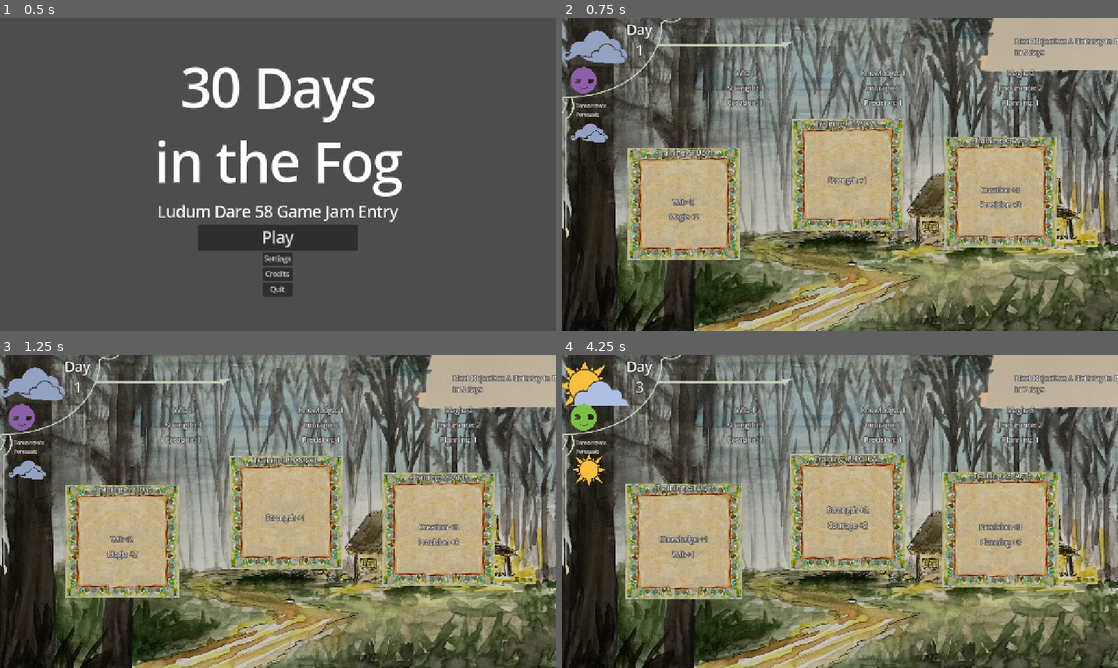
Above: before the commit, frames 1-4 (two rows, left to right).
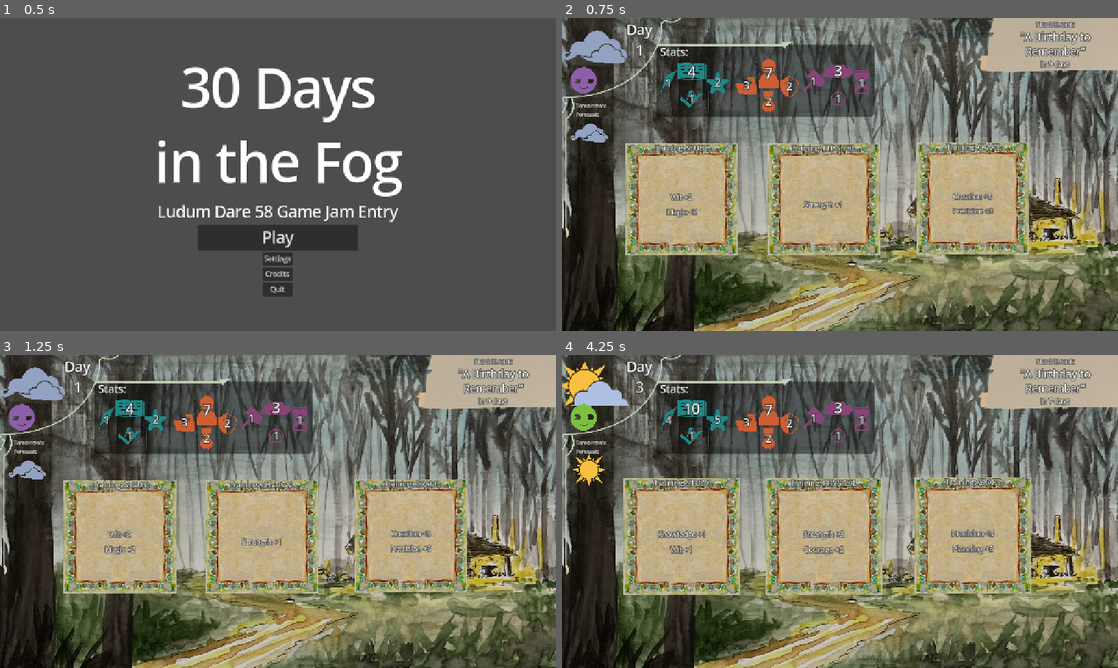
Above: after the commit, the same moments.

Repository: SamBumgardner/ld-58-game
Game: Godot game, scene res://src/menus/start/start_menu.tscn
Two runs of this game, one before a commit and one after it. Both use one fixed random seed, a clock stepped at 60 frames per second and the inputs below. The engine's default icon, where the game draws it, is replaced by a stand-in: a white triangle on a blue panel in a dark square.
Inputs (mouse positions are in pixels of both pictures, inside the frame that each line leads up to):
- Up to frame 1 (0.5 s): no input
- Up to frame 2 (0.75 s): click "Play" at 0.5 s
- Up to frame 3 (1.25 s): no input
- Up to frame 4 (4.25 s): click (684, 542) at 1.27 s; click "Continue to Next Day" at 2 s; click (684, 542) at 2.77 s; click "Continue to Next Day" at 3.5 s

Frame 1 is identical in both runs. In frame 2, 28% of the frame differs, in the area x 11-100%, y 1-78%; in frame 3, 28%; in frame 4, 29%.

Commit message:
Add: Implement real icons for player stat display

Diff:
--- a/game/src/gameplay/gameplay.tscn
+++ b/game/src/gameplay/gameplay.tscn
@@ -9,11 +9,11 @@
 [ext_resource type="Script" uid="uid://sjthgtynkfv6" path="res://src/gameplay/hud/day_count_tracker.gd" id="4_7pdct"]
 [ext_resource type="Texture2D" uid="uid://cau7fhofse071" path="res://assets/art/hud/corner.png" id="5_tjoey"]
 [ext_resource type="Script" uid="uid://cg87aybsxabex" path="res://src/gameplay/hud/weather_display.gd" id="5_uk44f"]
+[ext_resource type="PackedScene" uid="uid://bycg83yijgs5y" path="res://src/gameplay/hud/stat_details_display.tscn" id="6_5b1cb"]
 [ext_resource type="Texture2D" uid="uid://dad2kxhql8oq4" path="res://assets/art/hud/todo_list.png" id="6_cjh3j"]
 [ext_resource type="Script" uid="uid://cqei7411b6o8u" path="res://src/gameplay/hud/major_objective_banner.gd" id="6_yvprt"]
 [ext_resource type="Texture2D" uid="uid://dbxi6f6uibdfa" path="res://assets/art/mood_sad.png" id="7_mr2br"]
 [ext_resource type="PackedScene" uid="uid://bp1i2ft4knik3" path="res://src/gameplay/hud/activity_selection.tscn" id="7_uk44f"]
-[ext_resource type="Script" uid="uid://btp7dix2graa3" path="res://src/gameplay/hud/stat_details.gd" id="8_yvprt"]
 [ext_resource type="Texture2D" uid="uid://cct6qlsqgd110" path="res://assets/art/weather_fair.png" id="9_efja1"]
 [ext_resource type="PackedScene" uid="uid://cfn4gebfndu50" path="res://src/gameplay/hud/events/major_event_display.tscn" id="10_r22ir"]
 [ext_resource type="PackedScene" uid="uid://dmsrehee6sok5" path="res://src/gameplay/hud/events/event_outcome_display.tscn" id="11_p86j0"]
@@ -246,6 +246,13 @@
 mouse_filter = 2
 theme = ExtResource("1_s5sow")
 
+[node name="StatDetails" parent="HudElements/Control" instance=ExtResource("6_5b1cb")]
+layout_mode = 0
+offset_left = 218.0
+offset_top = 62.0
+offset_right = 705.0
+offset_bottom = 228.0
+
 [node name="CornerCompass" type="TextureRect" parent="HudElements/Control"]
 layout_mode = 0
 offset_right = 1280.0
@@ -335,116 +342,40 @@
 horizontal_alignment = 1
 script = ExtResource("4_7pdct")
 
-[node name="MajorObjectiveBanner" type="Label" parent="HudElements/Control"]
-layout_mode = 0
-offset_left = 1043.0
-offset_top = 43.0
-offset_right = 1226.0
-offset_bottom = 66.0
-text = "Major Objective Banner"
+[node name="MajorObjectiveBanner" type="RichTextLabel" parent="HudElements/Control"]
+layout_mode = 0
+offset_left = 994.0
+offset_top = 4.0
+offset_right = 1277.0
+offset_bottom = 123.0
+bbcode_enabled = true
+text = "Next Event:
+[font_size=24]\"A Birthday to Remember\"[/font_size]
+in %d days "
+scroll_active = false
+horizontal_alignment = 1
 script = ExtResource("6_yvprt")
 
-[node name="StatDetails" type="GridContainer" parent="HudElements/Control"]
-layout_mode = 0
-offset_left = 266.0
-offset_top = 113.0
-offset_right = 1212.0
-offset_bottom = 211.0
-columns = 3
-script = ExtResource("8_yvprt")
-
-[node name="Substat1" type="Label" parent="HudElements/Control/StatDetails"]
-layout_mode = 2
-size_flags_horizontal = 3
-size_flags_vertical = 6
-text = "Substat 1"
-horizontal_alignment = 1
-vertical_alignment = 1
-
-[node name="Substat2" type="Label" parent="HudElements/Control/StatDetails"]
-layout_mode = 2
-size_flags_horizontal = 3
-size_flags_vertical = 6
-text = "Substat 1"
-horizontal_alignment = 1
-vertical_alignment = 1
-
-[node name="Substat3" type="Label" parent="HudElements/Control/StatDetails"]
-layout_mode = 2
-size_flags_horizontal = 3
-size_flags_vertical = 6
-text = "Substat 1"
-horizontal_alignment = 1
-vertical_alignment = 1
-
-[node name="Substat4" type="Label" parent="HudElements/Control/StatDetails"]
-layout_mode = 2
-size_flags_horizontal = 3
-size_flags_vertical = 6
-text = "Substat 1"
-horizontal_alignment = 1
-vertical_alignment = 1
-
-[node name="Substat5" type="Label" parent="HudElements/Control/StatDetails"]
-layout_mode = 2
-size_flags_horizontal = 3
-size_flags_vertical = 6
-text = "Substat 1"
-horizontal_alignment = 1
-vertical_alignment = 1
-
-[node name="Substat6" type="Label" parent="HudElements/Control/StatDetails"]
-layout_mode = 2
-size_flags_horizontal = 3
-size_flags_vertical = 6
-text = "Substat 1"
-horizontal_alignment = 1
-vertical_alignment = 1
-
-[node name="Substat7" type="Label" parent="HudElements/Control/StatDetails"]
-layout_mode = 2
-size_flags_horizontal = 3
-size_flags_vertical = 6
-text = "Substat 1"
-horizontal_alignment = 1
-vertical_alignment = 1
-
-[node name="Substat8" type="Label" parent="HudElements/Control/StatDetails"]
-layout_mode = 2
-size_flags_horizontal = 3
-size_flags_vertical = 6
-text = "Substat 1"
-horizontal_alignment = 1
-vertical_alignment = 1
-
-[node name="Substat9" type="Label" parent="HudElements/Control/StatDetails"]
-layout_mode = 2
-size_flags_horizontal = 3
-size_flags_vertical = 6
-text = "Substat 1"
-horizontal_alignment = 1
-vertical_alignment = 1
-
 [node name="ActivitySelection1" parent="." instance=ExtResource("7_uk44f")]
 layout_mode = 0
-offset_left = 153.0
-offset_top = 301.0
-offset_right = 409.0
-offset_bottom = 557.0
+offset_left = 148.0
+offset_top = 290.0
+offset_right = 404.0
+offset_bottom = 546.0
 
 [node name="ActivitySelection2" parent="." instance=ExtResource("7_uk44f")]
 layout_mode = 0
-offset_left = 530.0
-offset_top = 234.0
-offset_right = 786.0
-offset_bottom = 490.0
+offset_left = 475.0
+offset_top = 290.0
+offset_right = 731.0
+offset_bottom = 546.0
 
 [node name="ActivitySelection3" parent="." instance=ExtResource("7_uk44f")]
 layout_mode = 0
-offset_left = 882.0
-offset_top = 273.0
-offset_right = 1138.0
-offset_bottom = 529.0
+offset_left = 818.0
+offset_top = 288.0
+offset_right = 1074.0
+offset_bottom = 544.0
 
 [node name="MajorEventDisplay" parent="." instance=ExtResource("10_r22ir")]
 visible = false
--- a/game/src/gameplay/hud/events/stat_category_requirements.gd
+++ b/game/src/gameplay/hud/events/stat_category_requirements.gd
@@ -1,4 +1,4 @@
-class_name StatCategoryRequirements extends VBoxContainer
+class_name StatCategoryRequirements extends Control
 
 @export var statCategory: Stats.Types;
 
@@ -50,3 +50,14 @@
             minorStatLabel.text = "%+d" % filteredMinorStatChanges[i].changeAmount
         else:
             minorStatIcons[i].hide();
+
+func setPlayerValues(playerStats: PlayerStats):
+    majorStatThreshold.text = "%d" % playerStats.majorTotal(statCategory);
+    majorStatIcon.texture = load(Stats.PrimaryStatIconPaths[statCategory]);
+    majorStatThreshold.show();
+    var minorStatValues = playerStats.stats[statCategory];
+    for i in minorStatLabels.size():
+        minorStatIcons[i].show();
+        minorStatIcons[i].texture = load(Stats.PathsLookup[statCategory][i]);
+        var minorStatLabel: Label = minorStatLabels[i]
+        minorStatLabel.text = "%d" % minorStatValues[i]
--- a/game/src/gameplay/hud/major_objective_banner.gd
+++ b/game/src/gameplay/hud/major_objective_banner.gd
@@ -1,6 +1,6 @@
-extends Label
+extends RichTextLabel
 
-const standardDisplayString = "Next Objective: %s\nin %d days";
+const standardDisplayString = "Next Event:\n[font_size=24]\"%s\"[/font_size]\nin %d days";
 var displayObjectiveName: String = "";
 var displayDaysRemaining: int = 0;
 
--- a/game/src/gameplay/hud/stat_details.gd
+++ b/game/src/gameplay/hud/stat_details.gd
@@ -1,24 +1,13 @@
-extends GridContainer
+extends Control
 
 const SUBSTAT_TEMPLATE = "%s: %d"
 
-@onready var substatDisplays: Array[Node] = [
-    $Substat1,
-    $Substat2,
-    $Substat3,
-    $Substat4,
-    $Substat5,
-    $Substat6,
-    $Substat7,
-    $Substat8,
-    $Substat9,
+@onready var statGroups: Array[Node] = [
+    $%StudyStats,
+    $%PhysicalStats,
+    $%CraftStats
 ]
 
 func _onPlayerStatsUpdated(playerStats: PlayerStats) -> void:
-    for i in substatDisplays.size():
-        var statType: Stats.Types = (i / 3) as Stats.Types;
-        var substatIndex: int = i % 3;
-        #var statCategoryName = Stats.Types.find_key(statType);
-        var substatValue: int = playerStats.stats[statType][substatIndex];
-        var substatName: String = Stats.NamesLookup[statType][substatIndex];
-        substatDisplays[i].text = SUBSTAT_TEMPLATE % [substatName, substatValue];
+    for statGroup: StatCategoryRequirements in statGroups:
+        statGroup.setPlayerValues(playerStats)
--- /dev/null
+++ b/game/src/gameplay/hud/stat_details_display.tscn
@@ -0,0 +1,189 @@
+[gd_scene load_steps=18 format=3 uid="uid://bycg83yijgs5y"]
+
+[ext_resource type="Script" uid="uid://btp7dix2graa3" path="res://src/gameplay/hud/stat_details.gd" id="1_il4s4"]
+[ext_resource type="Script" uid="uid://bqfbocodahwu3" path="res://src/gameplay/hud/events/stat_category_requirements.gd" id="2_mj0hr"]
+[ext_resource type="PackedScene" uid="uid://0xhkhdvqoeg5" path="res://src/gameplay/hud/events/major_stat_icon.tscn" id="3_0d250"]
+[ext_resource type="Texture2D" uid="uid://dv3qtmmwvrt5w" path="res://assets/art/stat_study.png" id="4_xaogy"]
+[ext_resource type="PackedScene" uid="uid://cuy4c55ivelap" path="res://src/gameplay/hud/events/minor_stat_icon.tscn" id="5_5vajt"]
+[ext_resource type="Texture2D" uid="uid://b5eomjwcwdgj" path="res://assets/art/substats/substat_wit.png" id="6_1jk4v"]
+[ext_resource type="Texture2D" uid="uid://b08v3tqytwlar" path="res://assets/art/substats/substat_knowledge.png" id="7_avco1"]
+[ext_resource type="Texture2D" uid="uid://nmxpqqe5xrcr" path="res://assets/art/substats/substat_magic.png" id="8_mlplh"]
+[ext_resource type="Texture2D" uid="uid://cxvgn4jodvfq8" path="res://assets/art/stat_physical.png" id="9_vdgyk"]
+[ext_resource type="Texture2D" uid="uid://bi0m233xscyxi" path="res://assets/art/substats/substat_strength.png" id="10_8v7ig"]
+[ext_resource type="Texture2D" uid="uid://cwq0kph63fgad" path="res://assets/art/substats/substat_courage.png" id="11_oql46"]
+[ext_resource type="Texture2D" uid="uid://c81lmhj5y4aqh" path="res://assets/art/substats/substat_endurance.png" id="12_4yqvx"]
+[ext_resource type="Texture2D" uid="uid://dr0aycg7pbsp5" path="res://assets/art/stat_craft.png" id="13_k3dif"]
+[ext_resource type="Texture2D" uid="uid://i7r8a8g5h5dn" path="res://assets/art/substats/substat_creation.png" id="14_smeiu"]
+[ext_resource type="Texture2D" uid="uid://datc2l3oc2a1p" path="res://assets/art/substats/substat_precision.png" id="15_wnq15"]
+[ext_resource type="Texture2D" uid="uid://b4paisbn6qsio" path="res://assets/art/substats/substat_planning.png" id="16_w700p"]
+
+[sub_resource type="StyleBoxFlat" id="StyleBoxFlat_pj0cy"]
+bg_color = Color(0, 0, 0, 0.74509805)
+corner_radius_top_left = 10
+corner_radius_top_right = 10
+corner_radius_bottom_right = 10
+corner_radius_bottom_left = 10
+
+[node name="StatDetails" type="Control"]
+layout_mode = 3
+anchors_preset = 0
+offset_left = 215.0
+offset_top = 64.0
+offset_right = 702.0
+offset_bottom = 230.0
+script = ExtResource("1_il4s4")
+
+[node name="Panel" type="Panel" parent="."]
+self_modulate = Color(1, 1, 1, 0.62352943)
+layout_mode = 1
+anchors_preset = 15
+anchor_right = 1.0
+anchor_bottom = 1.0
+offset_right = 14.0
+grow_horizontal = 2
+grow_vertical = 2
+theme_override_styles/panel = SubResource("StyleBoxFlat_pj0cy")
+
+[node name="Label" type="Label" parent="."]
+layout_mode = 0
+offset_left = 8.0
+offset_right = 73.0
+offset_bottom = 33.5
+theme_override_font_sizes/font_size = 24
+text = "Stats:"
+
+[node name="StudyStats" type="Control" parent="."]
+unique_name_in_owner = true
+anchors_preset = 0
+offset_left = 9.0
+offset_top = 34.0
+offset_right = 49.0
+offset_bottom = 74.0
+script = ExtResource("2_mj0hr")
+
+[node name="MajorStatIcon" parent="StudyStats" instance=ExtResource("3_0d250")]
+self_modulate = Color(1, 1, 1, 1)
+layout_mode = 0
+offset_left = 34.0
+offset_top = -9.0
+offset_right = 110.0
+offset_bottom = 67.0
+texture = ExtResource("4_xaogy")
+
+[node name="MinorStatIcon1" parent="StudyStats" instance=ExtResource("5_5vajt")]
+self_modulate = Color(1, 1, 1, 1)
+layout_mode = 0
+offset_left = -14.0
+offset_top = 22.0
+offset_right = 50.0
+offset_bottom = 86.0
+texture = ExtResource("6_1jk4v")
+
+[node name="MinorStatIcon2" parent="StudyStats" instance=ExtResource("5_5vajt")]
+self_modulate = Color(1, 1, 1, 1)
+layout_mode = 0
+offset_left = 39.0
+offset_top = 58.0
+offset_right = 103.0
+offset_bottom = 122.0
+texture = ExtResource("7_avco1")
+
+[node name="MinorStatIcon3" parent="StudyStats" instance=ExtResource("5_5vajt")]
+self_modulate = Color(1, 1, 1, 1)
+layout_mode = 0
+offset_left = 99.0
+offset_top = 21.0
+offset_right = 163.0
+offset_bottom = 85.0
+texture = ExtResource("8_mlplh")
+
+[node name="PhysicalStats" type="Control" parent="."]
+unique_name_in_owner = true
+anchors_preset = 0
+offset_left = 176.0
+offset_top = 28.0
+offset_right = 216.0
+offset_bottom = 68.0
+script = ExtResource("2_mj0hr")
+statCategory = 1
+
+[node name="MajorStatIcon" parent="PhysicalStats" instance=ExtResource("3_0d250")]
+self_modulate = Color(1, 1, 1, 1)
+layout_mode = 0
+offset_left = 44.0
+offset_right = 120.0
+offset_bottom = 76.0
+texture = ExtResource("9_vdgyk")
+
+[node name="MinorStatIcon1" parent="PhysicalStats" instance=ExtResource("5_5vajt")]
+self_modulate = Color(1, 1, 1, 1)
+layout_mode = 0
+offset_left = -2.0
+offset_top = 34.0
+offset_right = 62.0
+offset_bottom = 98.0
+texture = ExtResource("10_8v7ig")
+
+[node name="MinorStatIcon2" parent="PhysicalStats" instance=ExtResource("5_5vajt")]
+self_modulate = Color(1, 1, 1, 1)
+layout_mode = 0
+offset_left = 49.0
+offset_top = 71.0
+offset_right = 113.0
+offset_bottom = 135.0
+texture = ExtResource("11_oql46")
+
+[node name="MinorStatIcon3" parent="PhysicalStats" instance=ExtResource("5_5vajt")]
+self_modulate = Color(1, 1, 1, 1)
+layout_mode = 0
+offset_left = 97.0
+offset_top = 36.0
+offset_right = 161.0
+offset_bottom = 100.0
+texture = ExtResource("12_4yqvx")
+
+[node name="CraftStats" type="Control" parent="."]
+unique_name_in_owner = true
+anchors_preset = 0
+offset_left = 351.0
+offset_top = 24.0
+offset_right = 391.0
+offset_bottom = 64.0
+script = ExtResource("2_mj0hr")
+statCategory = 2
+
+[node name="MajorStatIcon" parent="CraftStats" instance=ExtResource("3_0d250")]
+self_modulate = Color(1, 1, 1, 1)
+layout_mode = 0
+offset_left = 29.0
+offset_top = -1.0
+offset_right = 105.0
+offset_bottom = 75.0
+texture = ExtResource("13_k3dif")
+
+[node name="MinorStatIcon1" parent="CraftStats" instance=ExtResource("5_5vajt")]
+self_modulate = Color(1, 1, 1, 1)
+layout_mode = 0
+offset_left = -22.0
+offset_top = 28.0
+offset_right = 42.0
+offset_bottom = 92.0
+texture = ExtResource("14_smeiu")
+
+[node name="MinorStatIcon2" parent="CraftStats" instance=ExtResource("5_5vajt")]
+self_modulate = Color(1, 1, 1, 1)
+layout_mode = 0
+offset_left = 35.0
+offset_top = 68.0
+offset_right = 99.0
+offset_bottom = 132.0
+texture = ExtResource("15_wnq15")
+
+[node name="MinorStatIcon3" parent="CraftStats" instance=ExtResource("5_5vajt")]
+self_modulate = Color(1, 1, 1, 1)
+layout_mode = 0
+offset_left = 89.0
+offset_top = 32.0
+offset_right = 153.0
+offset_bottom = 96.0
+texture = ExtResource("16_w700p")
